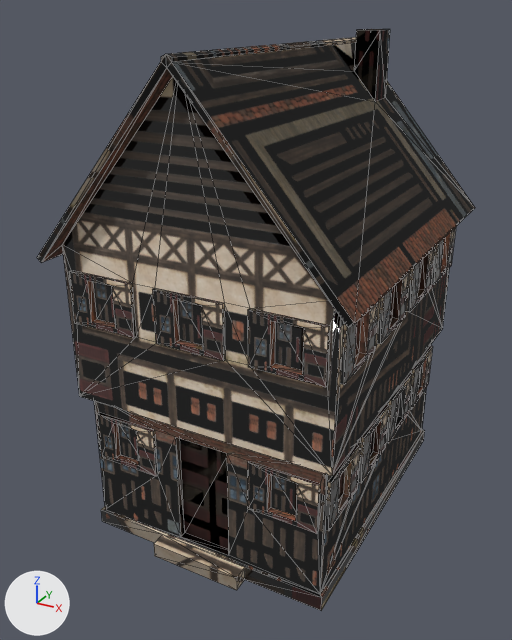
The OBJ model assets/meshes/structures/city_house_2/city_house_2.obj as it was, and as the next commit left it.
Before and after are seen from a camera (50 mm lens) standing at (7.11, -14.07, 11.4) and looking at (-0.32, -0.57, 4.65). Lighting does not change. The marker at lower left points along +X, +Y and +Z. The picture after the commit comes second. Mesh edges are drawn as thin lines. Where no turn or scale is listed for an object, it has been applied to the vertices.

The older version as bpy lines, for what is in view:
```python
mat_noname_1 = bpy.data.materials.new('NoName,1')
mat_noname_1.use_nodes = True; mat_noname_1.node_tree.nodes.clear()
_N = mat_noname_1.node_tree.nodes; _L = mat_noname_1.node_tree.links
n0 = _N.new('ShaderNodeBsdfPrincipled'); n0.name = 'Principled BSDF'
n1 = _N.new('ShaderNodeOutputMaterial'); n1.name = 'Material Output'
n2 = _N.new('ShaderNodeTexImage'); n2.name = 'Image Texture'
n2.image = img_tex_city_house_2_d_png
n3 = _N.new('ShaderNodeTexImage'); n3.name = 'Image Texture.001'
n3.image = img_tex_city_house_2_r_png
n4 = _N.new('ShaderNodeTexImage'); n4.name = 'Image Texture.002'
n4.image = img_tex_city_house_2_m_png
n5 = _N.new('ShaderNodeTexImage'); n5.name = 'Image Texture.003'
n5.image = img_tex_city_house_2_n_png
n6 = _N.new('ShaderNodeNormalMap'); n6.name = 'Normal Map'
_L.new(n2.outputs[0], n0.inputs[0])  # 'Color' to 'Base Color'
_L.new(n3.outputs[0], n0.inputs[2])  # 'Color' to 'Roughness'
_L.new(n4.outputs[0], n0.inputs[1])  # 'Color' to 'Metallic'
_L.new(n5.outputs[0], n6.inputs[1])  # 'Color' to 'Color'
_L.new(n6.outputs[0], n0.inputs[5])  # 'Normal' to 'Normal'
_L.new(n0.outputs[0], n1.inputs[0])  # 'BSDF' to 'Surface'
me_housed_mesh = bpy.data.meshes.new('houseD_mesh')
me_housed_mesh.from_pydata(...)  # 414 vertices, 824 faces; spans x -3.45..3.45, y -4.15..4.15, z -0.1..10.95
me_housed_mesh.materials.append(mat_noname_1)
ob_housed_mesh = bpy.data.objects.new('houseD_mesh', me_housed_mesh)
ob_housed_mesh.location = (0.0, 0.0, 0.0)
```
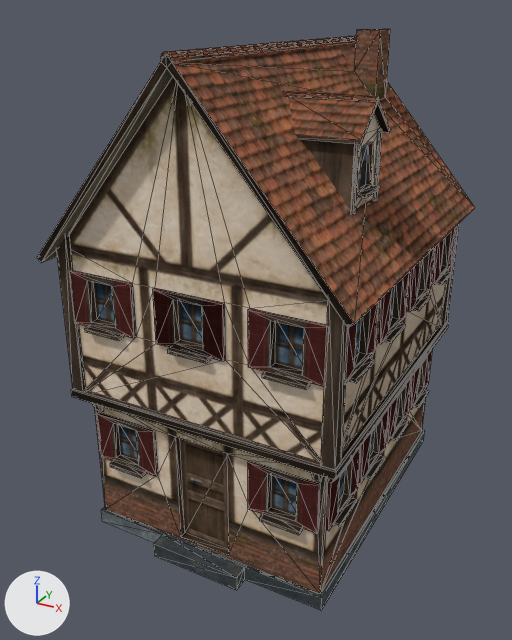
Edits to the bpy script that builds the scene:
```text
Change mat_noname_1:
    where n3 = _N.new('ShaderNodeTexImage'); n3.name = 'Image Texture.001'
    n3.image: img_tex_city_house_2_r_png -> img_tex_city_house_2_m_png
    where n4 = _N.new('ShaderNodeTexImage'); n4.name = 'Image Texture.002'
    n4.image: img_tex_city_house_2_m_png -> img_tex_city_house_2_r_png
    where n0 = _N.new('ShaderNodeBsdfPrincipled'); n0.name = 'Principled BSDF'
    remove _L.new(n3.outputs[0], n0.inputs[2])  # 'Color' to 'Roughness'
    remove _L.new(n4.outputs[0], n0.inputs[1])  # 'Color' to 'Metallic'
    add _L.new(n3.outputs[0], n0.inputs[13])  # 'Color' to 'Specular IOR Level'
    add _L.new(n4.outputs[0], n0.inputs[2])  # 'Color' to 'Roughness'
Change me_housed_mesh:
    used by ob_housed_mesh; location = (0.0, 0.0, 0.0)
    remove me_housed_mesh.from_pydata(...)  # 414 vertices, 824 faces; spans x -3.45..3.45, y -4.15..4.15, z -0.1..10.95
    add me_housed_mesh.from_pydata(...)  # 993 vertices, 1741 faces; spans x -3.45..3.45, y -4.15..4.15, z -0.1..10.95
    me_housed_mesh part 1: a new loose piece, a box spanning x 2.406..2.452, y -1.844..-1.735, z 7.872..9.26, in mat_noname_1
    me_housed_mesh part 2: a new loose piece, a box spanning x 2.406..2.452, y -0.654..-0.546, z 7.872..9.26, in mat_noname_1
    me_housed_mesh part 3: 563 vertices added at x -3.24..3.24, y -4.13..4.12, z 1.75..10.77
    me_housed_mesh part 4: 824 kept faces spanning x -3.45..3.45, y -4.15..4.15, z -0.1..10.95 get new texture (UV) coordinates
```

What differs and where, as boxes [x1, y1, x2, y2] in the pictures (512 x 640 px):
'houseD_mesh', surface changed, reshaped: [37, 29, 475, 611] in both
part 1 of me_housed_mesh, added: after [351, 144, 359, 213]
part 2 of me_housed_mesh, added: after [374, 129, 382, 200]
part 3 of me_housed_mesh, added: after [57, 36, 459, 535]
part 4 of me_housed_mesh, surface changed: [38, 29, 475, 611] in both
